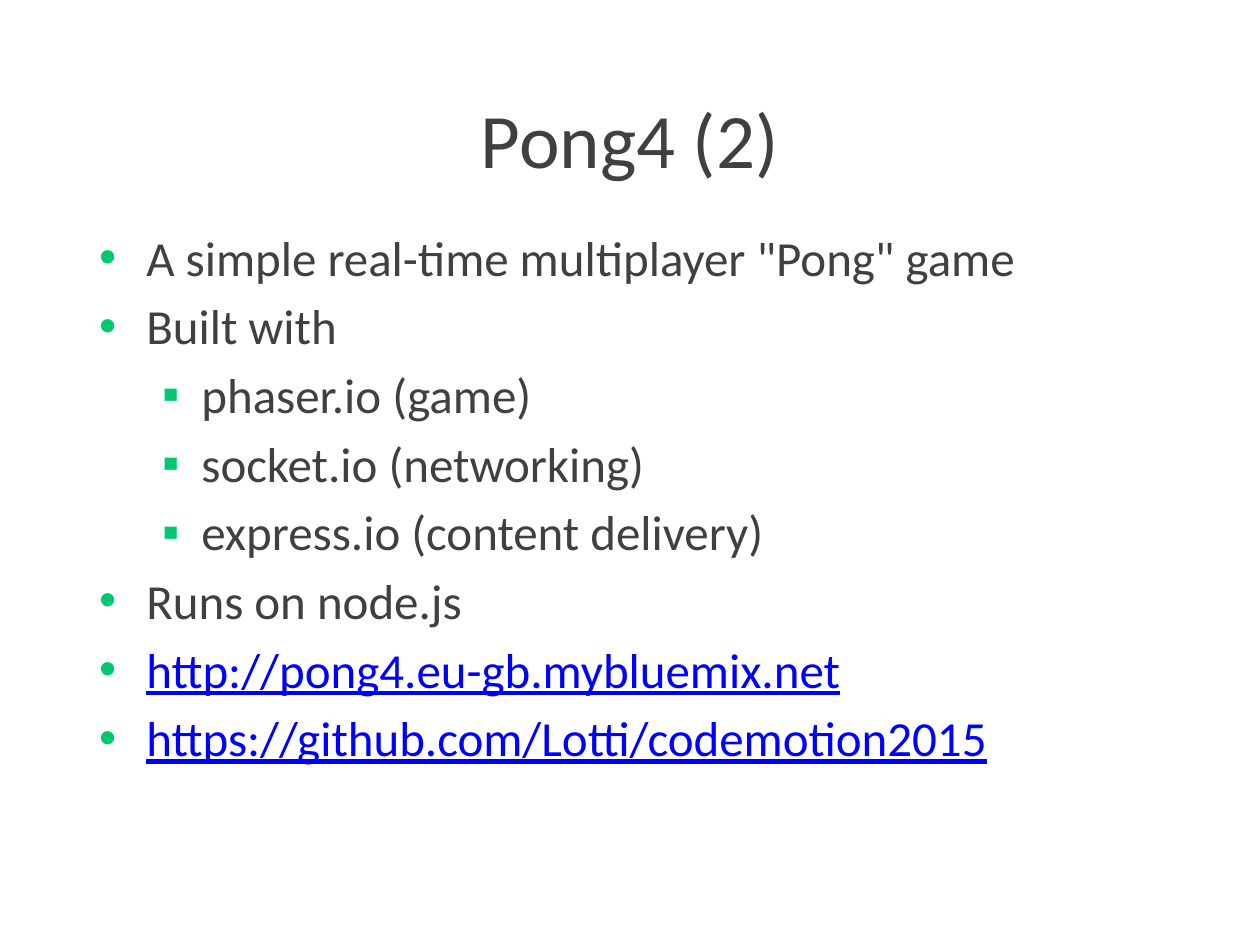
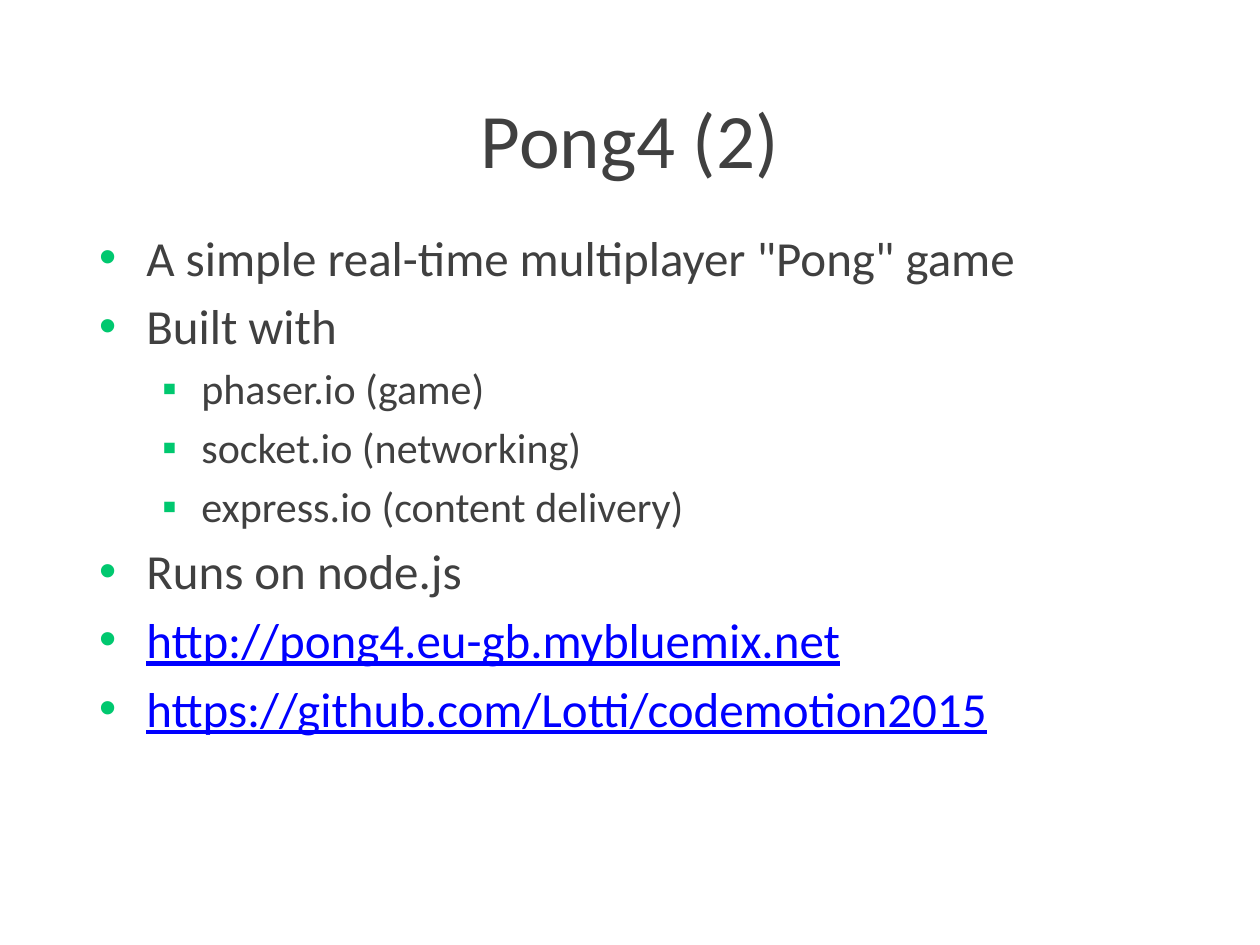
Before and after one commit to Lotti/codemotion2015, a slide deck: slide 20 of slides/slides.pptx. Drawn at 1260x945 pixels with LibreOffice and Linux fonts; fonts in the diff are those of the drawing; background and template pictures are left out. Boxes give left, top, right and bottom in pixels: in the first picture for what was removed or moved away, otherwise in the second. Text is boxed around its words. In the diff, an @@ line names an element or a change of style, - is before the commit and + after.

```diff
--- a/slides/slides.pptx
+++ b/slides/slides.pptx
@@ text at [201, 373, 683, 529]: size 28 to 24 pt in "phaser.io (game)", "socket.io (networking)", "express.io (content delivery)" @@
```
Also in this commit, not shown: 6 other slides changed.
